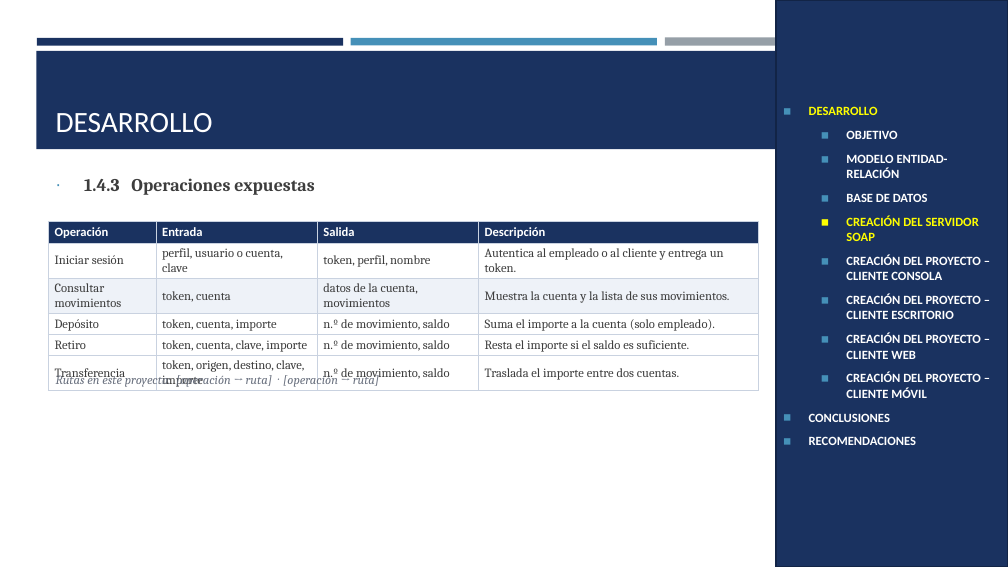
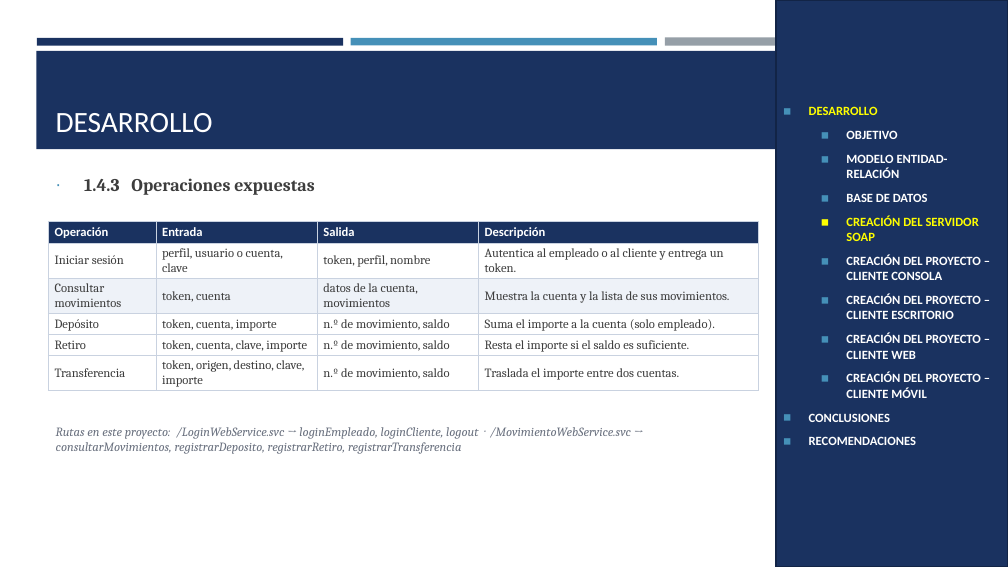
Before and after one commit to IMarcusDev/TI.1.2.-PAO202651_SOAP_DOTNET_CONBDD_NRC36883_GR04, a slide deck: slide 8 of 05. DOCUMENTACION/PRESENTACION TI.1.2. SOAP con BDD en DOTNET GR4.pptx. Drawn at 1008x567 pixels with LibreOffice and Linux fonts; fonts in the diff are those of the drawing. Boxes give left, top, right and bottom in pixels: in the first picture for what was removed or moved away, otherwise in the second. Text is boxed around its words. In the diff, an @@ line names an element or a change of style, - is before the commit and + after.

```diff
--- a/05. DOCUMENTACION/PRESENTACION TI.1.2. SOAP con BDD en DOTNET GR4.pptx
+++ b/05. DOCUMENTACION/PRESENTACION TI.1.2. SOAP con BDD en DOTNET GR4.pptx
@@ text at bbox=[56, 427, 631, 454]: text changed @@
-Rutas en este proyecto: [operación → ruta] · [operación → ruta]
+Rutas en este proyecto: /LoginWebService.svc → loginEmpleado, loginCliente, logout · /MovimientoWebService.svc → consultarMovimientos, registrarDeposito, registrarRetiro, registrarTransferencia
```
Also in this commit, not shown: 19 other slides changed, 4 slides added.
